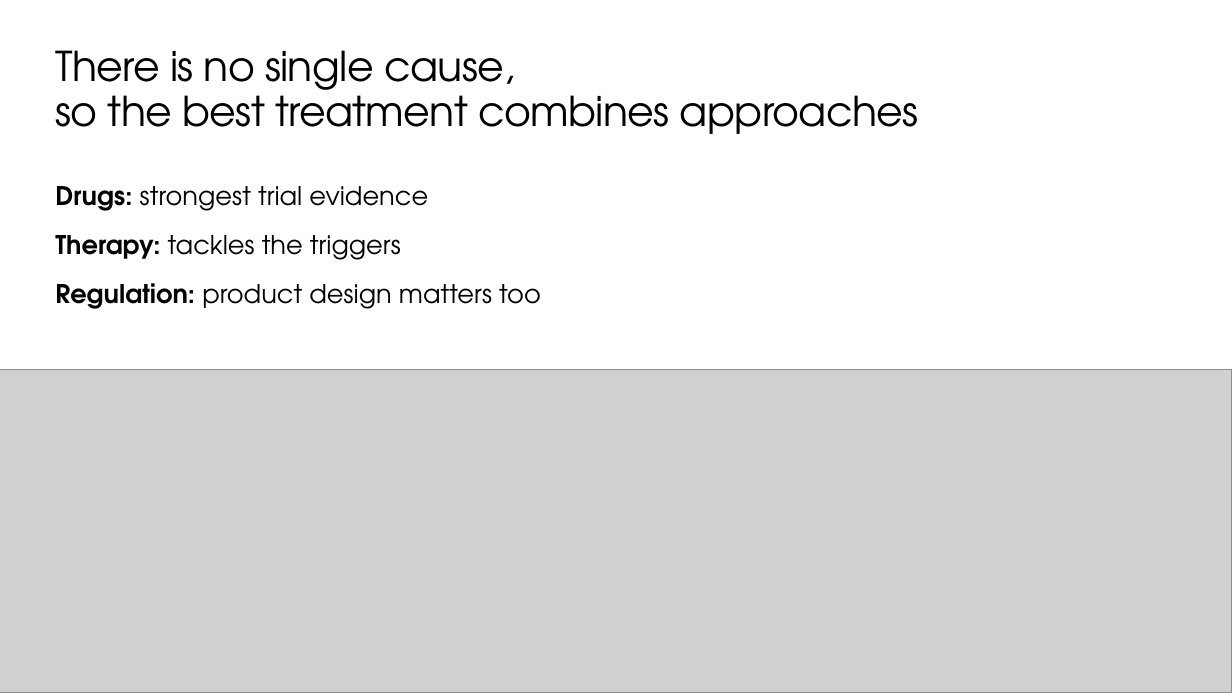
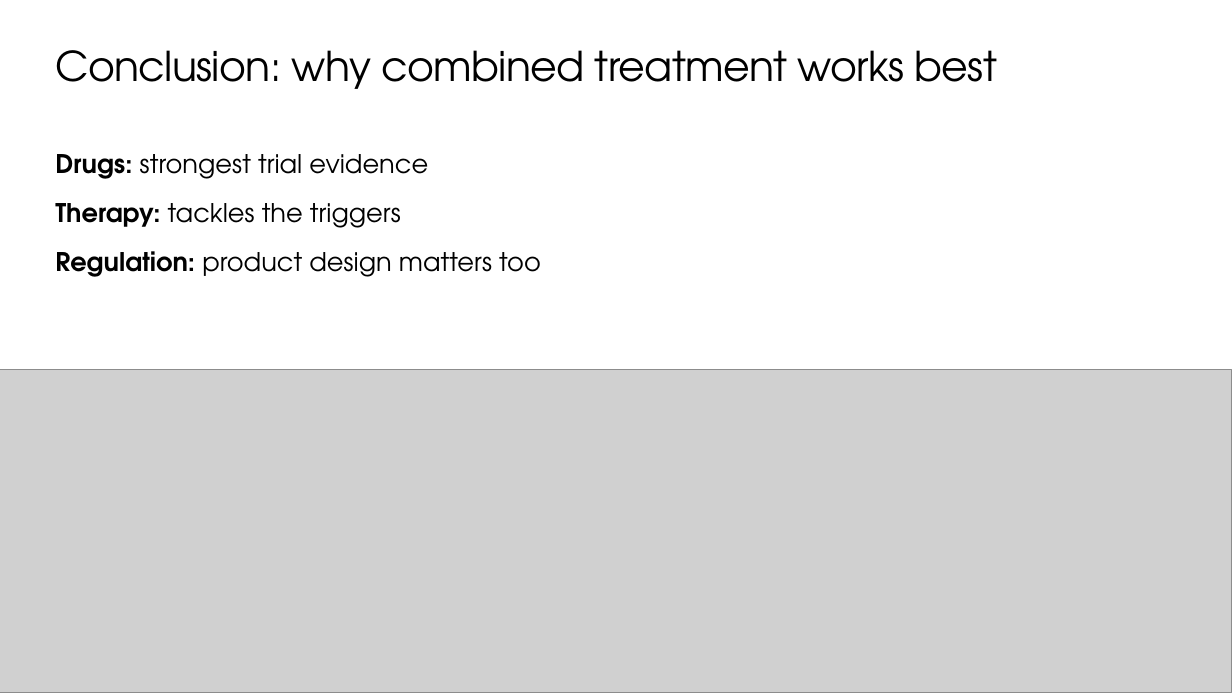
Before and after one commit to matisqaceme/Study, a slide deck: slide 7 of psychology/gambling-disorder/Gambling_Disorder_9990.pptx. Drawn at 1232x693 pixels with LibreOffice and Linux fonts; fonts in the diff are those of the drawing; grey boxes stand for pictures. Boxes give left, top, right and bottom in pixels: in the first picture for what was removed or moved away, otherwise in the second. Text is boxed around its words. In the diff, an @@ line names an element or a change of style, - is before the commit and + after.

```diff
--- a/psychology/gambling-disorder/Gambling_Disorder_9990.pptx
+++ b/psychology/gambling-disorder/Gambling_Disorder_9990.pptx
@@ title at [55,50,998,89]: text changed @@
-There is no single cause,
-so the best treatment combines approaches
+Conclusion: why combined treatment works best
@@ text "Drugs: strongest trial evidence": place and size @@
-text "Drugs: strongest trial evidence" at [55,186,541,309]
+text "Drugs: strongest trial evidence" at [55,154,541,277]
```
Also in this commit, not shown: 5 other slides changed, 1 other file.
